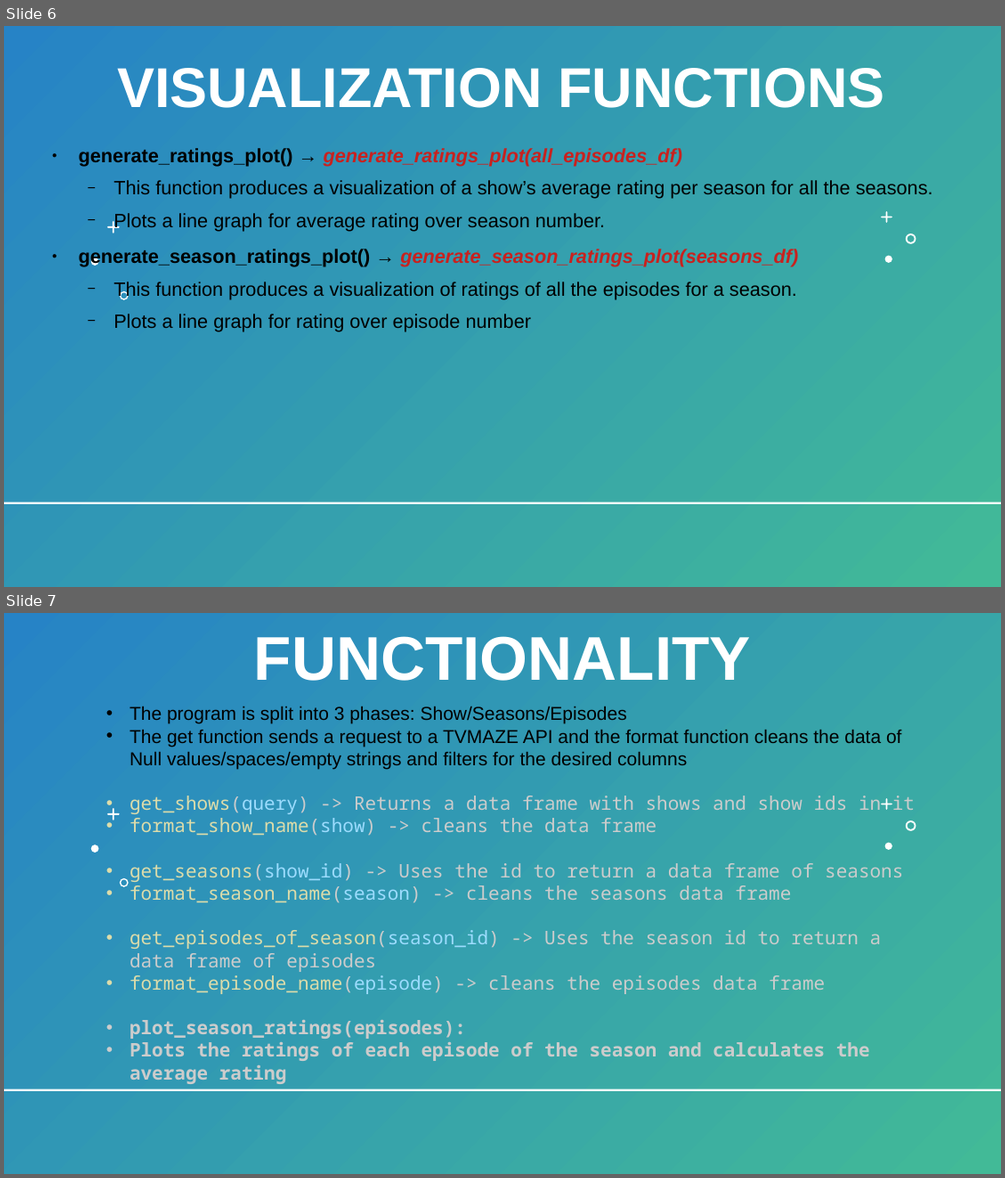
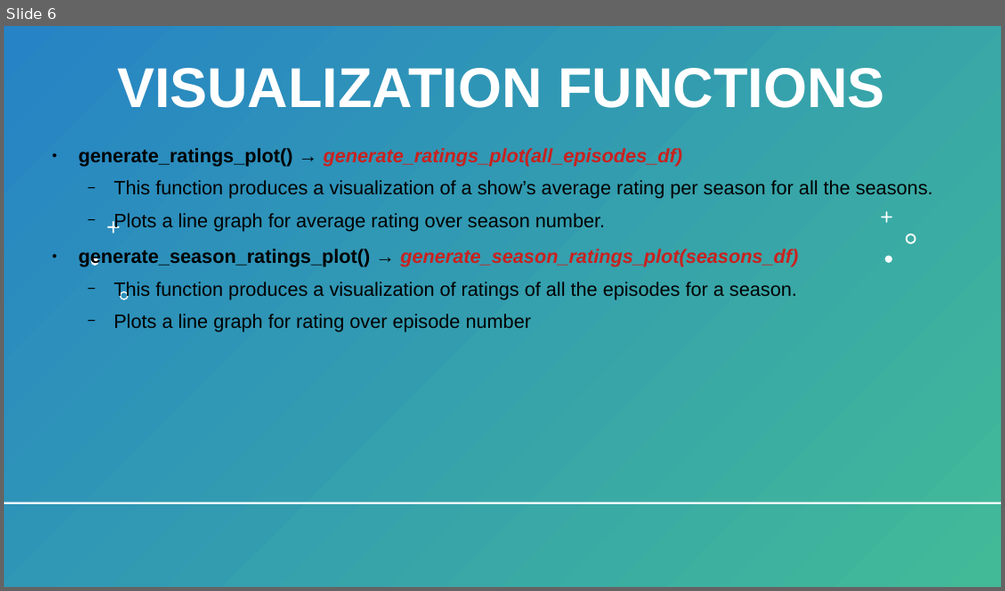
Before and after one commit to BaldeepDhada/API-Shows, a slide deck: 534-Slides.pptx. Shown one above the other, each under a label of ours: slides 6 and 7 before the commit, slide 6 after it. The pictures are 1005x1178 and 1005x591 pixels, drawn with LibreOffice and Linux fonts; fonts in the diff are those of the drawing. Boxes give left, top, right and bottom in pixels: in the first picture for what was removed or moved away, otherwise in the second. Text is boxed around its words. In the diff, an @@ line names an element or a change of style, - is before the commit and + after.

Commit message:
Removed old slide

```diff
--- a/534-Slides.pptx
+++ b/534-Slides.pptx
@@ slide 7 removed at box(4, 613, 1001, 1174), background #FFFFFF; not listed: 1 template element that a slide beside it also shows @@
@@ rectangle removed at box(4, 613, 1001, 1174) @@
@@ title removed at box(254, 636, 751, 681) @@
-FUNCTIONALITY
@@ line removed from (63, 705) to (63, 1173) @@
@@ text removed at box(129, 706, 914, 1084) @@
-• The program is split into 3 phases: Show/Seasons/Episodes
-• The get function sends a request to a TVMAZE API and the format function cleans the data of Null values/spaces/empty strings and filters for the desired columns
-• get_shows(query) -> Returns a data frame with shows and show ids in it
-• format_show_name(show) -> cleans the data frame
-• get_seasons(show_id) -> Uses the id to return a data frame of seasons
-• format_season_name(season) -> cleans the seasons data frame
-• get_episodes_of_season(season_id) -> Uses the season id to return a data frame of episodes
-• format_episode_name(episode) -> cleans the episodes data frame
-• plot_season_ratings(episodes):
-• Plots the ratings of each episode of the season and calculates the average rating
@@ freeform shape removed at box(882, 798, 892, 810) @@
@@ freeform shape removed at box(107, 808, 119, 820) @@
@@ freeform shape removed at box(906, 820, 916, 831) @@
@@ freeform shape removed at box(90, 844, 98, 852) @@
@@ freeform shape removed at box(885, 843, 892, 850) @@
@@ freeform shape removed at box(120, 878, 129, 887) @@
@@ line removed from (4, 1090) to (1001, 1090) @@
```
